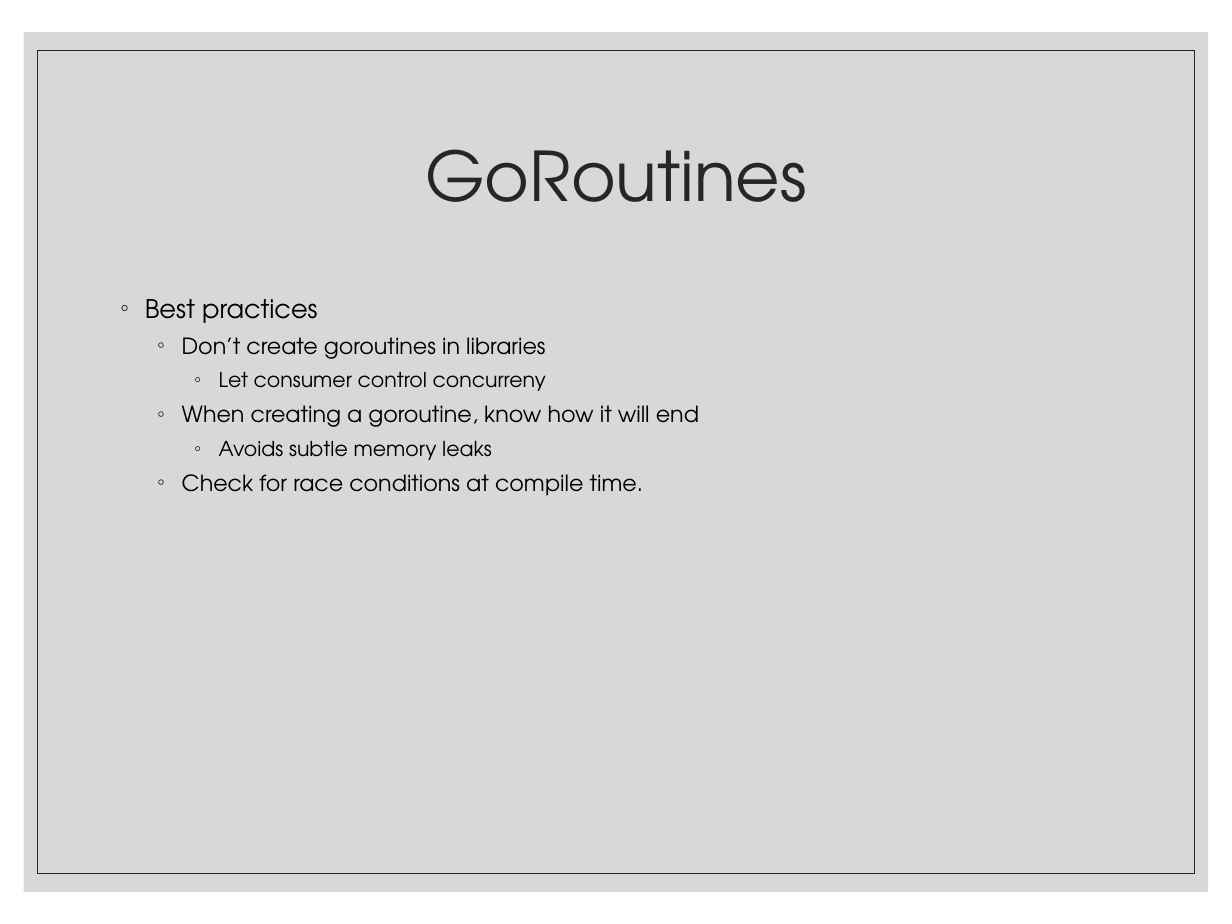
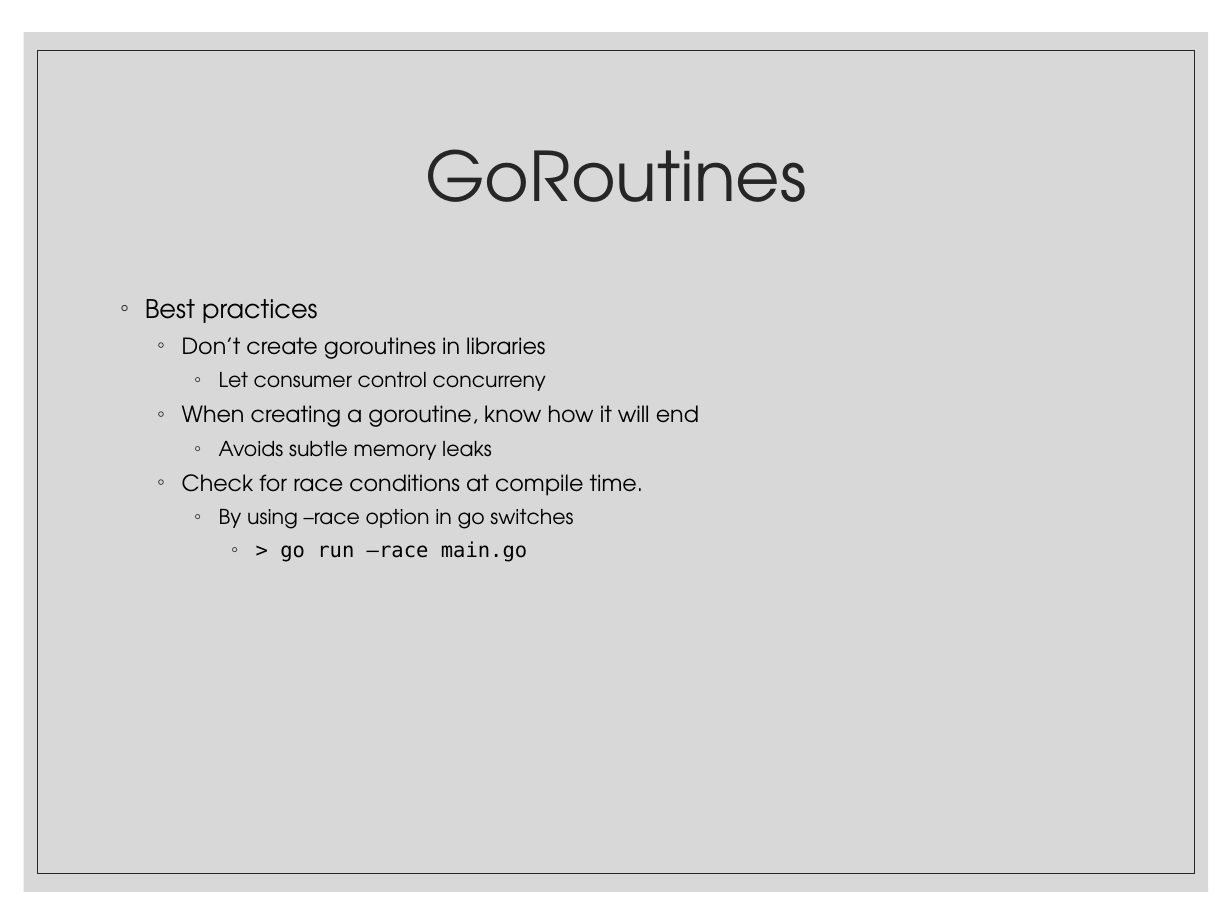
Before and after one commit to mostafa8026/ComputerProgramming-Basics, a slide deck: slide 20 of 10 - Golang 4.pptx. Drawn at 1232x924 pixels with LibreOffice and Linux fonts; fonts in the diff are those of the drawing. Boxes give left, top, right and bottom in pixels: in the first picture for what was removed or moved away, otherwise in the second. Text is boxed around its words. In the diff, an @@ line names an element or a change of style, - is before the commit and + after.

```diff
--- a/10 - Golang 4.pptx
+++ b/10 - Golang 4.pptx
@@ text at bbox=[219, 509, 573, 562]: paragraphs added @@
+    ◦ By using –race option in go switches
+      ◦ > go run –race main.go
```
Also in this commit, not shown: 4 other slides changed.
